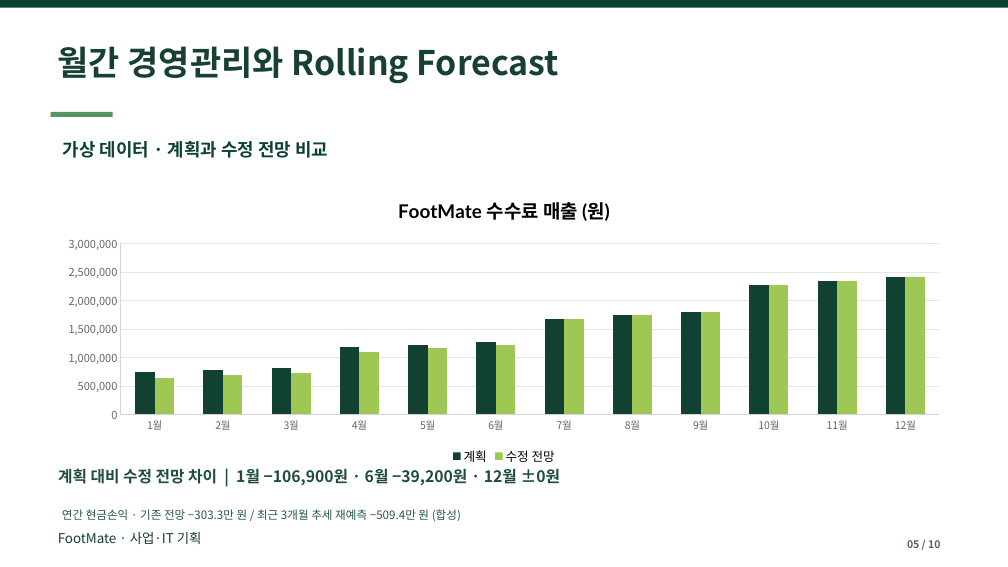
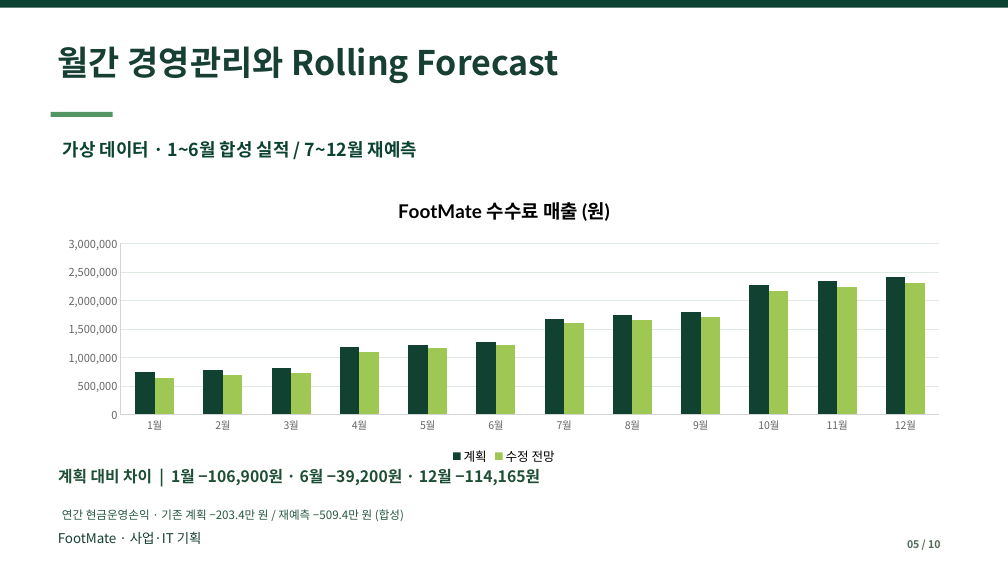
Before and after one commit to dohyunkimmm/footmate, a slide deck: slide 5 of src/case-study/downloads/footmate_report.pptx. Drawn at 1008x567 pixels with LibreOffice and Linux fonts; fonts in the diff are those of the drawing. Boxes give left, top, right and bottom in pixels: in the first picture for what was removed or moved away, otherwise in the second. Text is boxed around its words. In the diff, an @@ line names an element or a change of style, - is before the commit and + after.

Commit message:
FootMate Rolling Forecast PPT 원본·웹 미리보기 동기화 및 재생성 검증
* docs: align FootMate inline slide previews with editable presentation

* fix(pptx): make Rolling Forecast caption sync idempotent on regenerated decks

---------

```diff
--- a/src/case-study/downloads/footmate_report.pptx
+++ b/src/case-study/downloads/footmate_report.pptx
@@ text at (63,141,417,158): text changed @@
-가상 데이터 · 계획과 수정 전망 비교
+가상 데이터 · 1~6월 합성 실적 / 7~12월 재예측
@@ column chart at (51,181,958,469) @@
-수정 전망: 640000, 690000, 730000, 1090000, 1170000, 1220000, 1680000, 1740000, 1800000, 2270000, 2340000, 2420000
+수정 전망: 640000, 690000, 730000, 1090000, 1170000, 1220000, 1600000, 1660000, 1710000, 2160000, 2230000, 2300000
@@ text at (58,468,540,485): text changed @@
-계획 대비 수정 전망 차이 | 1월 −106,900원 · 6월 −39,200원 · 12월 ±0원
+계획 대비 차이 | 1월 −106,900원 · 6월 −39,200원 · 12월 −114,165원
@@ text at (62,509,404,521): text changed @@
-연간 현금손익 · 기존 전망 −303.3만 원 / 최근 3개월 추세 재예측 −509.4만 원 (합성)
+연간 현금운영손익 · 기존 계획 −203.4만 원 / 재예측 −509.4만 원 (합성)
```
Also in this commit, not shown: 2 other files.
